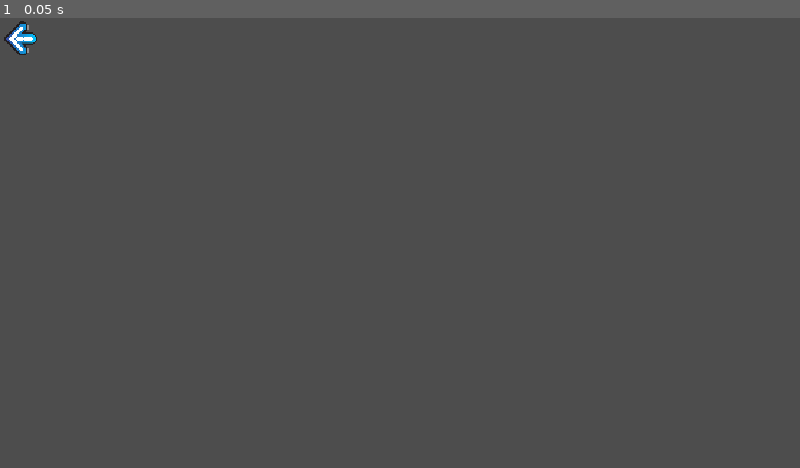
Above: before the commit, frame 1.
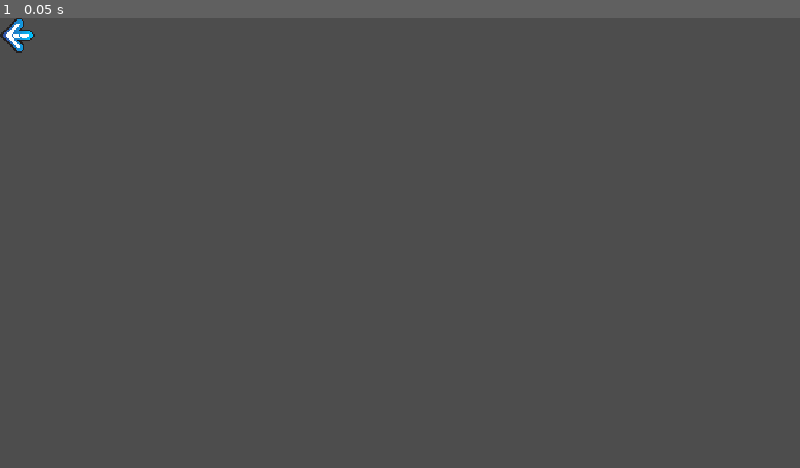
Above: after the commit, the same moment.

Repository: DudeNamedDarcy/CosmicJam2026
Game: Godot game, scene res://Scenes/directional_arrow.tscn
Same seed, same stepped clock (60 frames per second), same inputs: the game is played once before the commit and once after it. This scene is started directly instead of the project's main scene.
Inputs:
- Up to frame 1 (0.05 s): no input

The runs differ from the first frame. In frame 1, 0.2% of the frame differs, in the area x 0-5%, y 0-9%.

Commit message:
fixed arrow textures

Diff:
--- a/Scenes/directional_arrow.gd
+++ b/Scenes/directional_arrow.gd
@@ -14,4 +14,5 @@
 # Called when the node enters the scene tree for the first time.
 func _ready() -> void:
 	arrowType = randi_range(0, 3)
-	texture_rect.texture = arrows[arrowType]
+	texture_rect.texture = arrows[0]
+	texture_rect.rotation_degrees = arrowType*90
--- a/Scenes/directional_arrow.tscn
+++ b/Scenes/directional_arrow.tscn
@@ -17,6 +17,7 @@
 offset_bottom = -598.0
 grow_horizontal = 2
 grow_vertical = 2
+pivot_offset = Vector2(25, 25)
 script = ExtResource("2_j8ccx")
 arrows = Array[Texture]([ExtResource("1_57jjj"), ExtResource("3_nhav6"), ExtResource("4_1c1jp"), ExtResource("5_phuuy")])
 
@@ -27,11 +28,8 @@
 anchors_preset = 15
 anchor_right = 1.0
 anchor_bottom = 1.0
-offset_left = 5.0
-offset_top = 5.0
-offset_right = 5.0
-offset_bottom = 5.0
 grow_horizontal = 2
 grow_vertical = 2
+pivot_offset = Vector2(25, 25)
 texture = ExtResource("1_57jjj")
 expand_mode = 5
